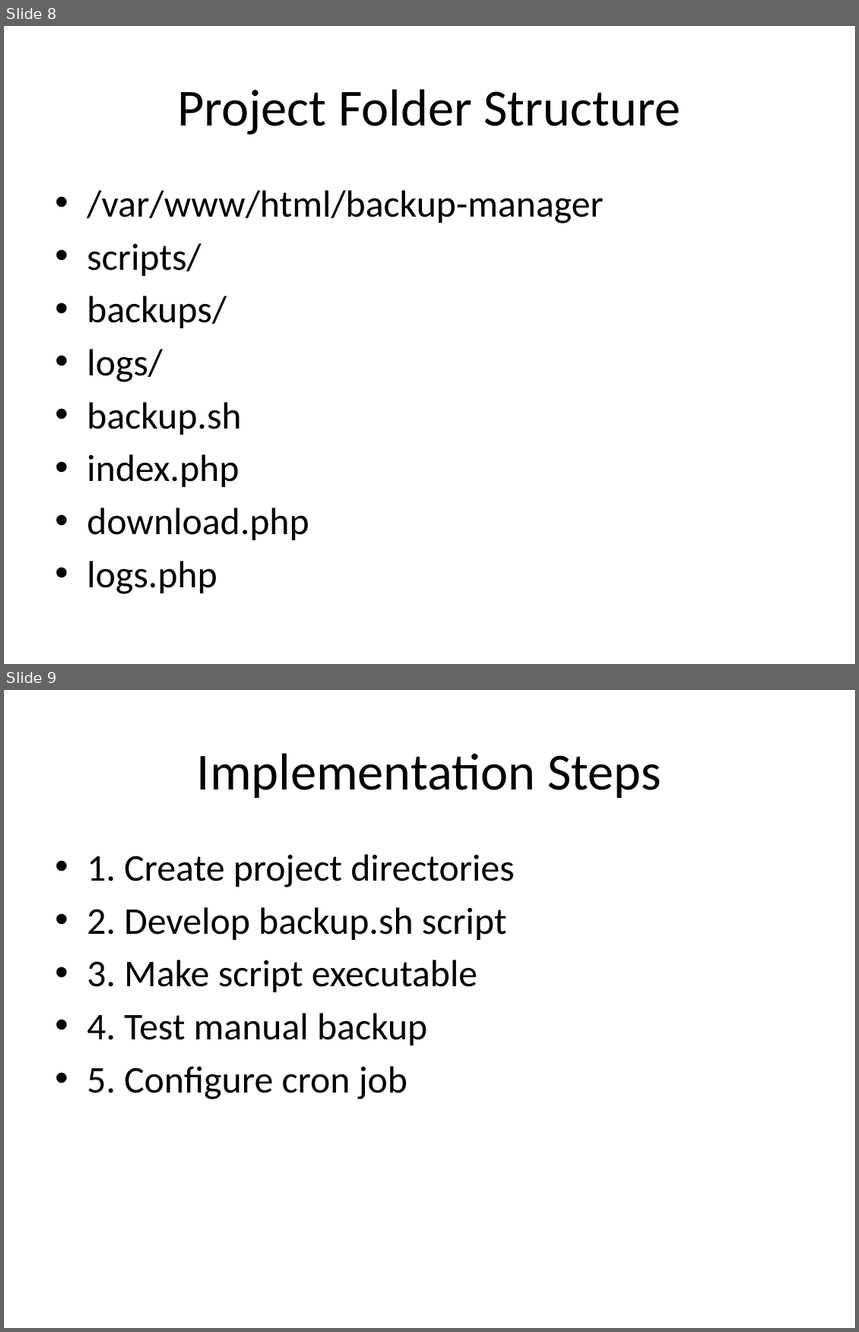
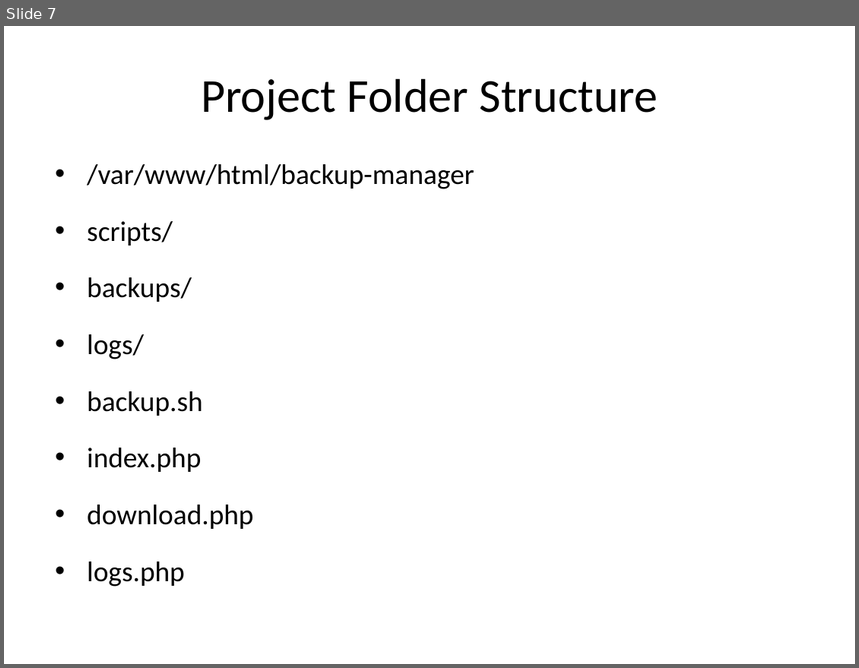
Before and after one commit to VarshithreddyMuddasani/Automated-Backup-Web-Manager-using-Linux, a slide deck: Project PPT.pptx. Shown one above the other, each under a label of ours: slides 8 and 9 before the commit, slide 7 after it. The pictures are 859x1332 and 859x668 pixels, drawn with LibreOffice and Linux fonts; fonts in the diff are those of the drawing. Boxes give left, top, right and bottom in pixels: in the first picture for what was removed or moved away, otherwise in the second. Text is boxed around its words. In the diff, an @@ line names an element or a change of style, - is before the commit and + after.

```diff
--- a/Project PPT.pptx
+++ b/Project PPT.pptx
@@ slide 9 removed at (4, 690, 855, 1328), background #FFFFFF @@
@@ title removed at (197, 753, 661, 798) @@
-Implementation Steps
@@ text removed at (87, 854, 514, 1100) @@
-• 1. Create project directories
-• 2. Develop backup.sh script
-• 3. Make script executable
-• 4. Test manual backup
-• 5. Configure cron job
@@ what was slide 8 is now slide 7 @@
@@ slide 7 changed as well @@
@@ title "Project Folder Structure" at (201, 78, 658, 120): size 44 to 40 pt @@
@@ text "/var/www/html/backup-manager": place and size @@
-text "/var/www/html/backup-manager" at (87, 190, 604, 594)
+text "/var/www/html/backup-manager" at (87, 164, 474, 587)
@@ text "/var/www/html/backup-manager" at (87, 164, 474, 587): size 32 to 24 pt; line spacing 1 to 1.5; less space between paragraphs @@
```
Also in this commit, not shown: 8 other slides changed, 2 slides added, 3 other slides removed.
